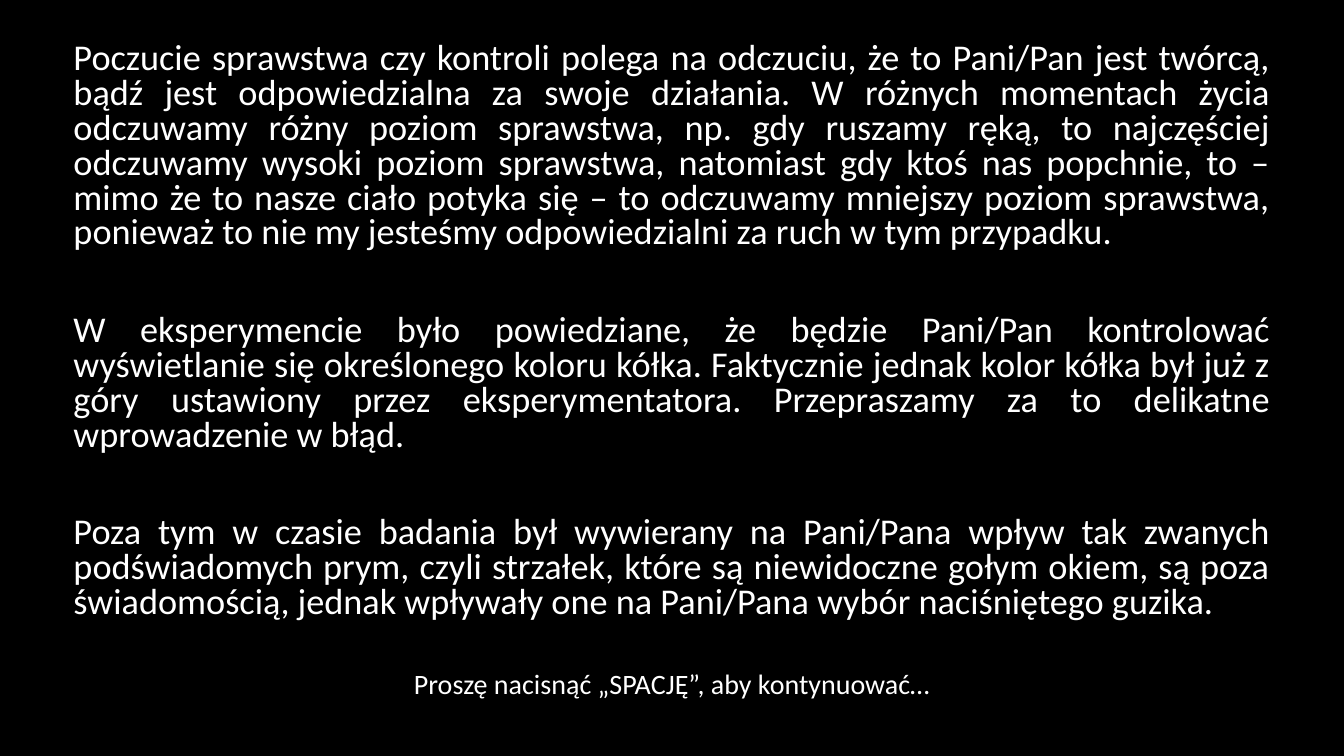
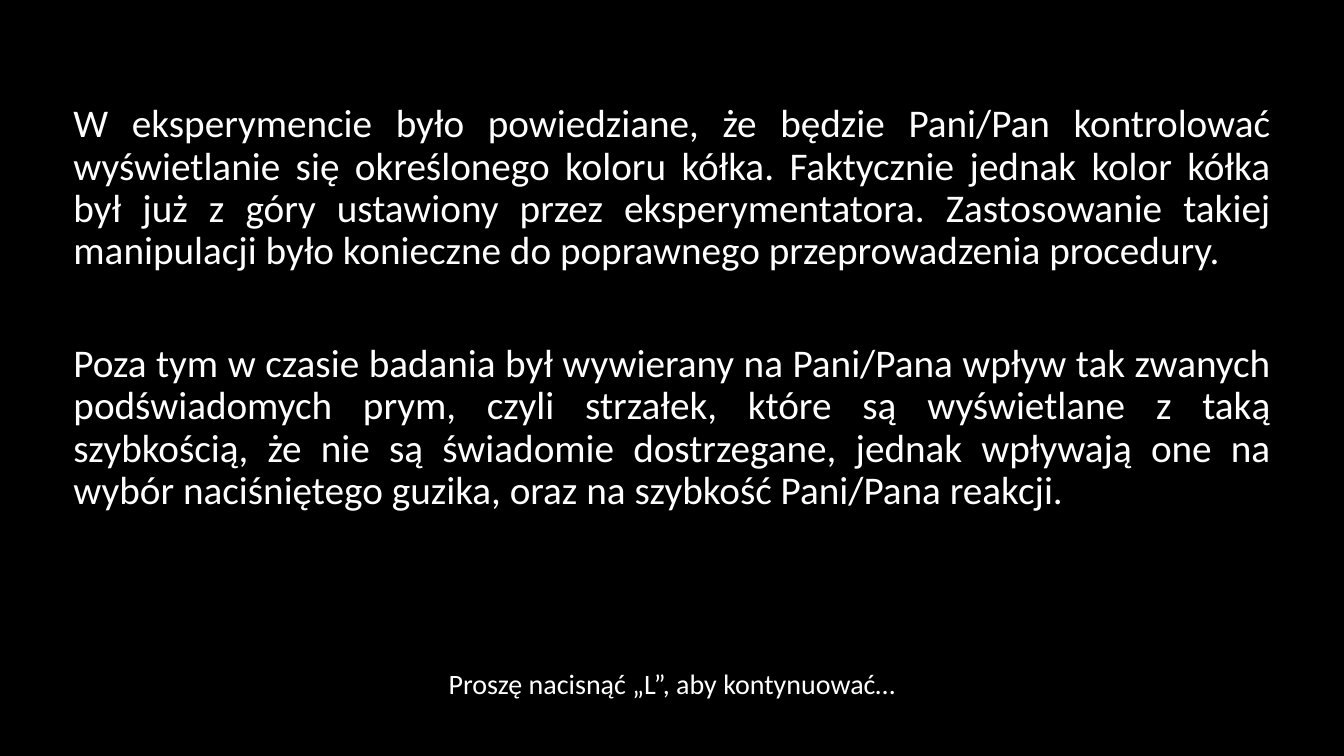
Before and after one commit to mmagnuski/senofag, a slide deck: slide 22 of EPRIME procedura png/Slajdy_proc1.pptx (slide 21 before the commit). Drawn at 1344x756 pixels with LibreOffice and Linux fonts; fonts in the diff are those of the drawing. Boxes give left, top, right and bottom in pixels: in the first picture for what was removed or moved away, otherwise in the second. Text is boxed around its words. In the diff, an @@ line names an element or a change of style, - is before the commit and + after.

```diff
--- a/EPRIME procedura png/Slajdy_proc1.pptx
+++ b/EPRIME procedura png/Slajdy_proc1.pptx
@@ text at [73,109,1271,511]: text changed; size 25.9 to 28 pt @@
-Poczucie sprawstwa czy kontroli polega na odczuciu, że to Pani/Pan jest twórcą, bądź jest odpowiedzialna za swoje działania. W różnych momentach życia odczuwamy różny poziom sprawstwa, np. gdy ruszamy ręką, to najczęściej odczuwamy wysoki poziom sprawstwa, natomiast gdy ktoś nas popchnie, to – mimo że to nasze ciało potyka się – to odczuwamy mniejszy poziom sprawstwa, ponieważ to nie my jesteśmy odpowiedzialni za ruch w tym przypadku.
-W eksperymencie było powiedziane, że będzie Pani/Pan kontrolować wyświetlanie się określonego koloru kółka. Faktycznie jednak kolor kółka był już z góry ustawiony przez eksperymentatora. Przepraszamy za to delikatne wprowadzenie w błąd.
-Poza tym w czasie badania był wywierany na Pani/Pana wpływ tak zwanych podświadomych prym, czyli strzałek, które są niewidoczne gołym okiem, są poza świadomością, jednak wpływały one na Pani/Pana wybór naciśniętego guzika.
+W eksperymencie było powiedziane, że będzie Pani/Pan kontrolować wyświetlanie się określonego koloru kółka. Faktycznie jednak kolor kółka był już z góry ustawiony przez eksperymentatora. Zastosowanie takiej manipulacji było konieczne do poprawnego przeprowadzenia procedury.
+Poza tym w czasie badania był wywierany na Pani/Pana wpływ tak zwanych podświadomych prym, czyli strzałek, które są wyświetlane z taką szybkością, że nie są świadomie dostrzegane, jednak wpływają one na wybór naciśniętego guzika, oraz na szybkość Pani/Pana reakcji.
@@ text at [449,674,895,699]: text changed @@
-Proszę nacisnąć „SPACJĘ”, aby kontynuować…
+Proszę nacisnąć „L”, aby kontynuować…
```
Also in this commit, not shown: 5 other slides changed, 1 slide added, 9 other files.
